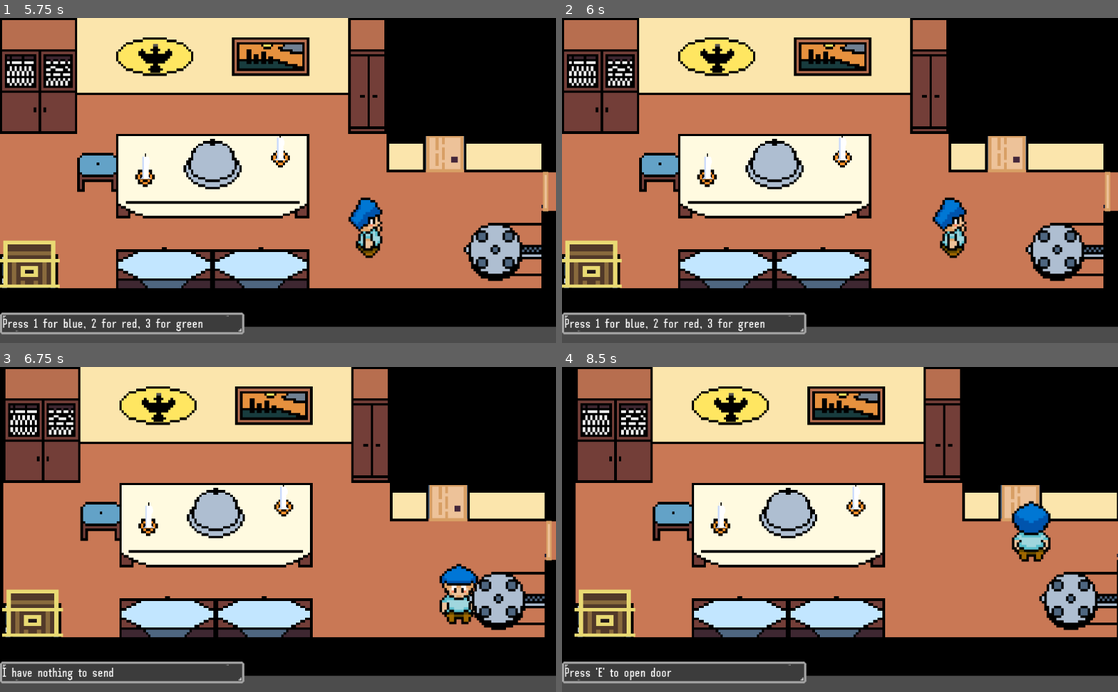
Above: before the commit, frames 1-4 (two rows, left to right).
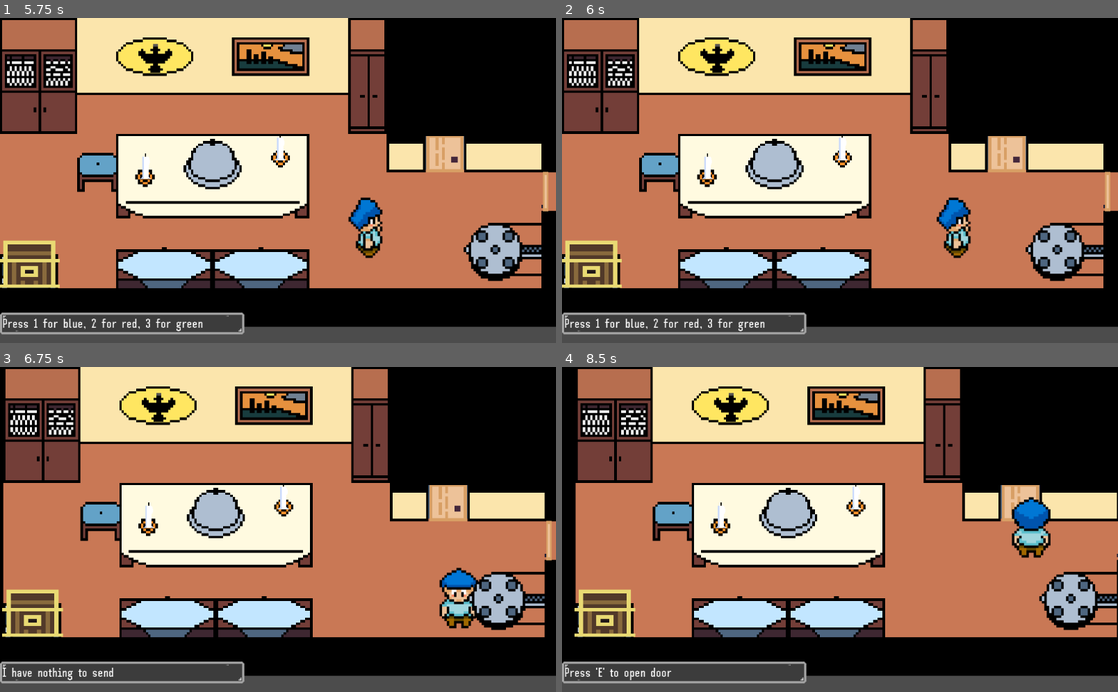
Above: after the commit, the same moments.

Repository: Archeologits/Fourgotten
Game: Godot game, scene res://Main.tscn
The game is run twice, just before and just after one commit, with the same random seed, the same clock (stepped at 60 frames per second) and the same inputs.
Inputs:
- Up to frame 1 (5.75 s): click "New Game" at 0.5 s; click "New Game" at 1.25 s; click "Continue" at 2 s; click "Continue" at 2.75 s; click "Options" at 3.5 s; click "Apply Changes" at 4.25 s; click "Back" at 5 s
- Up to frame 2 (6 s): tap Enter at 5.75 s; hold Right (ui_right) from 5.78 s (still down); hold E (interact) from 5.78 s (still down)
- Up to frame 3 (6.75 s): release Right (ui_right) at 6.53 s; release E (interact) at 6.53 s; hold Down (ui_down) from 6.53 s (still down); tap E (interact) at 6.6 s
- Up to frame 4 (8.5 s): release Down (ui_down) at 7.28 s; hold Right (ui_right) 7.28-8.03 s; hold E (interact) 7.28-8.03 s; hold Up (ui_up) from 8.03 s (still down); tap E (interact) at 8.1 s

Frame 1 is identical in both runs. In frame 2, 0.7% of the frame differs, in the area x 66-74%, y 55-74%; in frame 3, 0.8%, in the area x 79-87%, y 60-81%; in frame 4, 0.8%.

Commit message:
Improving HUD

Diff:
--- a/Main.gd
+++ b/Main.gd
@@ -103,14 +103,13 @@
     previous_room = current_room
     switch_to_room(current_room)
     Sounds.playbgm(current_room)
-
   if shake_mode:
     if clock - shake_start <= shake_time:
       var angle = (clock - shake_start) / shake_time * number_of_shakes * 2 * PI
       canvas_trans.origin += shake_intensity * sin(angle) * Vector2.RIGHT
+      get_viewport().set_canvas_transform(canvas_trans)
     else:
       shake_mode = false
-  get_viewport().set_canvas_transform(canvas_trans)
 
 func get_room(pos : Vector2) -> int:
   for i in range(room_count):
@@ -126,6 +125,7 @@
   canvas_trans.x.x = expand_ratio
   canvas_trans.y.y = expand_ratio
   canvas_trans.origin = -rooms[i].position * expand_ratio
+  get_viewport().set_canvas_transform(canvas_trans)
 
 func screen_shake() -> void:
   if clock - shake_start > shake_break + shake_time:
--- a/Main.tscn
+++ b/Main.tscn
@@ -34,10 +34,6 @@
 [ext_resource path="res://common/items/passage/RedCardPassage.tscn" type="PackedScene" id=32]
 [ext_resource path="res://sounds/awesome_music.wav" type="AudioStream" id=33]
 [ext_resource path="res://common/effects/endscreen/EndScreen.tscn" type="PackedScene" id=34]
-[ext_resource path="res://common/effects/endscreen/COLD ENDING MASTER.wav" type="AudioStream" id=35]
-[ext_resource path="res://common/effects/endscreen/GOOD ENDING MASTER.wav" type="AudioStream" id=36]
-[ext_resource path="res://common/effects/endscreen/CRUEL ENDING MASTER.wav" type="AudioStream" id=37]
-[ext_resource path="res://common/effects/endscreen/TRUE ENDING MASTER.wav" type="AudioStream" id=38]
 
 [sub_resource type="RectangleShape2D" id=1]
 extents = Vector2( 160, 60 )
@@ -265,12 +261,6 @@
 position = Vector2( 2289.03, 876.245 )
 
 [node name="EndScreen" parent="." instance=ExtResource( 34 )]
-streams = {
-"cold end": ExtResource( 35 ),
-"cruel end": ExtResource( 37 ),
-"good end": ExtResource( 36 ),
-"true end": ExtResource( 38 )
-}
 
 [node name="BlackScreen" parent="." instance=ExtResource( 8 )]
 
--- a/Util.gd
+++ b/common/Util.gd
@@ -16,12 +16,28 @@
 #===============================================================================
 
 func set_message_stacks(player_count : int) -> void:
+#  current_scene.get_node("HUD/Players/Viewport")
+#  var camera : Camera2D= current_scene.players[0].get_node("Camera")
+  var vp = current_scene.get_node("HUD/Players/ViewportContainer/Viewport")
+#  print(vp.find_world_2d())
+  var cam = current_scene.get_node("HUD/Players/ViewportContainer/Viewport/Camera")
+  cam.target = current_scene.players[0]
+  cam.current = true
+  vp.world_2d = get_viewport().world_2d
+  print(get_viewport().size.x)
+  print(vp.world_2d)
+  print(cam.target)
+  var sprite := TextureRect.new()
+  sprite.texture = vp.get_texture()
+  current_scene.get_node("HUD/Players").add_child(sprite)
+
   # We are using arrays as stacks
   for i in range(player_count):
     messages[i] = ["Press 1 for blue, 2 for red, 3 for green"]
 
 func push_message(player_number : int, new_message : String) -> void:
   messages[player_number].push_back(new_message)
+#  current_scene.get_node("HUD/PopupSound").play()
   _update_message()
 
 func pop_message(player_number : int) -> void:
@@ -32,6 +48,7 @@
 func swap_message(player_number : int, new_message : String) -> void:
   if !messages[player_number].empty():
     messages[player_number][-1] = new_message
+#    current_scene.get_node("HUD/PopupSound").play()
     _update_message()
 
 func swap_base_message(new_message : String) -> void:
--- a/common/effects/endscreen/EndScreen.gd
+++ b/common/effects/endscreen/EndScreen.gd
@@ -1,7 +1,6 @@
 extends CanvasLayer
 
 export (String) var path : String = "res://common/effects/endscreen/"
-export (Dictionary) var streams : Dictionary
 
 func _on_MainDoor_opened(player : Player) -> void:
 #  sprite.texture = ImageTexture.new().create_from_image(load(path + "cold end.png"))
@@ -18,6 +17,5 @@
   $CenterContainer/TextureRect.texture = load(path + ending + ".png")
   $AnimationPlayer.play("fade")
   Sounds.stop()
-#  $AnimationPlayer.stream = streams[ending]
   $AudioStreamPlayer._play(ending)
   get_parent().switch_to_player(-1)
--- a/common/effects/endscreen/EndScreen.tscn
+++ b/common/effects/endscreen/EndScreen.tscn
@@ -25,12 +25,6 @@
 
 [node name="EndScreen" type="CanvasLayer"]
 script = ExtResource( 1 )
-streams = {
-"cold end": ExtResource( 2 ),
-"cruel end": ExtResource( 4 ),
-"good end": ExtResource( 3 ),
-"true end": ExtResource( 5 )
-}
 
 [node name="CanvasModulate" type="CanvasModulate" parent="."]
 color = Color( 1, 1, 1, 0 )
@@ -64,6 +58,7 @@
 anims/fade = SubResource( 1 )
 
 [node name="AudioStreamPlayer" type="AudioStreamPlayer" parent="."]
+bus = "Music"
 script = ExtResource( 6 )
 sounds = {
 "cold end": ExtResource( 2 ),
--- a/common/hud/Hud.tscn
+++ b/common/hud/Hud.tscn
@@ -1,8 +1,10 @@
-[gd_scene load_steps=5 format=2]
+[gd_scene load_steps=7 format=2]
 
 [ext_resource path="res://gui/assets/panel.png" type="Texture" id=1]
 [ext_resource path="res://gui/tres/guitheme.tres" type="Theme" id=2]
 [ext_resource path="res://gui/tres/guifont.tres" type="DynamicFont" id=3]
+[ext_resource path="res://common/hud/15. TEXT BOX SOUND MASTER.wav" type="AudioStream" id=4]
+[ext_resource path="res://common/hud/camerax.gd" type="Script" id=5]
 
 [sub_resource type="StyleBoxTexture" id=1]
 texture = ExtResource( 1 )
@@ -13,6 +15,40 @@
 margin_bottom = 21.0
 
 [node name="HUD" type="CanvasLayer"]
+
+[node name="Players" type="HBoxContainer" parent="."]
+margin_left = 5.0
+margin_top = 5.0
+margin_right = 50.0
+margin_bottom = 50.0
+rect_min_size = Vector2( 50, 50 )
+custom_constants/separation = 5
+__meta__ = {
+"_edit_use_anchors_": false
+}
+
+[node name="ViewportContainer" type="ViewportContainer" parent="Players"]
+margin_right = 50.0
+margin_bottom = 50.0
+rect_min_size = Vector2( 50, 50 )
+stretch = true
+__meta__ = {
+"_edit_use_anchors_": false
+}
+
+[node name="Viewport" type="Viewport" parent="Players/ViewportContainer"]
+size = Vector2( 50, 50 )
+own_world = true
+transparent_bg = true
+handle_input_locally = false
+disable_3d = true
+usage = 0
+render_target_update_mode = 3
+
+[node name="Camera" type="Camera2D" parent="Players/ViewportContainer/Viewport"]
+current = true
+zoom = Vector2( 0.2, 0.2 )
+script = ExtResource( 5 )
 
 [node name="Inventory" type="HBoxContainer" parent="."]
 margin_left = 664.0
@@ -48,3 +84,8 @@
 "_edit_use_anchors_": false,
 "_editor_description_": ""
 }
+
+[node name="PopupSound" type="AudioStreamPlayer" parent="."]
+stream = ExtResource( 4 )
+volume_db = -10.0
+bus = "Effects"
--- /dev/null
+++ b/common/hud/camerax.gd
@@ -0,0 +1,8 @@
+extends Camera2D
+class_name CameraX
+
+var target = null
+
+func _physics_process(delta):
+  if target:
+    position = target.position
--- a/entities/Player.gd
+++ b/entities/Player.gd
@@ -6,7 +6,6 @@
 export (int, 0, 2) var number : int = 0
 export (int, 0, 2000) var speed : int = 400
 export (int, 0, 4000) var acceleration : int = 2000
-export (int, 0, 100) var max_health : int = 100
 export (bool) var current : bool = true
 
 var body : AnimatedSprite
@@ -36,26 +35,27 @@
     weird_food_counter += 1
     if weird_food_counter == 3:
       weird_food_counter = 0 # This is a safety precaution
-      $Timer.start()
-      yield($Timer, "timeout")
-      Util.push_message(number, "Made weird food")
-      erase_tool("Burnt bread")
-      erase_tool("Rotten meat")
-      erase_tool("Wine")
-      collect_tool("Weird food")
-      Util.update_inventory()
-      $Timer.start()
-      yield($Timer, "timeout")
-      Util.pop_message(number)
+      make_weird_food()
+
+func make_weird_food() -> void:
+  $Timer.start()
+  yield($Timer, "timeout")
+  Util.push_message(number, "Made weird food")
+  erase_tool("Burnt bread")
+  erase_tool("Rotten meat")
+  erase_tool("Wine")
+  collect_tool("Weird food")
+  Util.update_inventory()
+  $Timer.start()
+  yield($Timer, "timeout")
+  Util.pop_message(number)
 
 func erase_tool(tool_name : String) -> void:
   tools.erase(tool_name)
   Util.erase_tool(tool_name)
 
-func _process(_delta : float) -> void:
+func _physics_process(delta : float) -> void:
   _handle_input()
-
-func _physics_process(delta : float) -> void:
   _apply_movement(delta)
 
 func _input(event) -> void:
--- a/entities/player0/Player0.tscn
+++ b/entities/player0/Player0.tscn
@@ -132,6 +132,7 @@
 [node name="Body" type="AnimatedSprite" parent="."]
 frames = SubResource( 17 )
 animation = "up"
+frame = 2
 playing = true
 
 [node name="StaticImage" type="Sprite" parent="."]
--- a/entities/player2/Player2.tscn
+++ b/entities/player2/Player2.tscn
@@ -170,6 +170,7 @@
 bus = "Effects"
 
 [node name="Timer" type="Timer" parent="."]
+wait_time = 2.0
 one_shot = true
 
 [connection signal="body_entered" from="Interaction" to="." method="_on_Interaction_body_entered"]
--- a/gui/PauseMenu.gd
+++ b/gui/PauseMenu.gd
@@ -40,8 +40,8 @@
       _show_buttons() # show buttons after the animation finishes
 
 func _continue() -> void:
+  animation_player.play_backwards("fade")
   get_tree().paused = false
-  animation_player.play_backwards("fade")
 
 func _new_game(delay : float = 0.5) -> void:
   yield(get_tree().create_timer(delay), "timeout")
--- a/project.godot
+++ b/project.godot
@@ -13,6 +13,11 @@
 "class": "BlackScreen",
 "language": "GDScript",
 "path": "res://common/effects/transition/BlackScreen.gd"
+}, {
+"base": "Camera2D",
+"class": "CameraX",
+"language": "GDScript",
+"path": "res://common/hud/camerax.gd"
 }, {
 "base": "AnimatedSprite",
 "class": "Door",
@@ -61,6 +66,7 @@
 } ]
 _global_script_class_icons={
 "BlackScreen": "",
+"CameraX": "",
 "Door": "",
 "Furniture": "",
 "GarbageChute": "",
@@ -81,7 +87,7 @@
 [autoload]
 
 Globals="*res://common/Globals.gd"
-Util="*res://Util.gd"
+Util="*res://common/Util.gd"
 Sounds="*res://sounds/Sounds.gd"
 
 [display]
--- a/sounds/Sounds.gd
+++ b/sounds/Sounds.gd
@@ -1,44 +1,19 @@
 extends Node
 
-#var sounds : Dictionary
+# Member variables
 var bgm : Dictionary
 
-#var last_played = ""
-
 func _ready():
-#  bgm["theme"] = preload("res://sounds/awesome_music.wav")
-#  bgm["main_theme"] = preload("res://sounds/main_music.wav")
   bgm[0] = preload("res://sounds/BLUE ROOM MASTER.wav")
   bgm[1] = preload("res://sounds/GREEN ROOM MASTER.wav")
   bgm[2] = preload("res://sounds/RED ROOM MASTER.wav")
   bgm[3] = preload("res://sounds/main_music.wav")
-
-#var last_room = -1
 
 func playbgm(room):
   var play = Util.current_scene.get_node("BackgroundMusic")
   play.stop()
   play.stream = bgm[room]
   play.play()
-#  if room == 4 and last_room != 4:
-#    play.stop()
-#    play.stream = bgm["main_theme"]
-#    play.play()
-#  elif room != 4 and last_room == 4:
-#    play.stop()
-#    play.stream = bgm["theme"]
-#    play.play()
-#  last_room = room
 
 func stop():
   Util.current_scene.get_node("BackgroundMusic").stop()
-#func play(name):
-#  var audio = Util.current_scene.get_node("AudioPlayer")
-#  if !audio.is_playing():
-#    audio.stream = sounds[name][0]
-#    audio.play()
-#    last_played = name
-#  elif last_played != "" and sounds[name][1] > sounds[last_played][1]:
-#    audio.stream = sounds[name][0]
-#    audio.play()
-#    last_played = name
Not shown: 1 places in Main.tscn that only renumber resources
Binary file removed: common/window.png
Not shown, removed: common/window.png.import
Binary file removed: textures/BlackWhiteTiles.png
Not shown, removed: textures/BlackWhiteTiles.png.import
